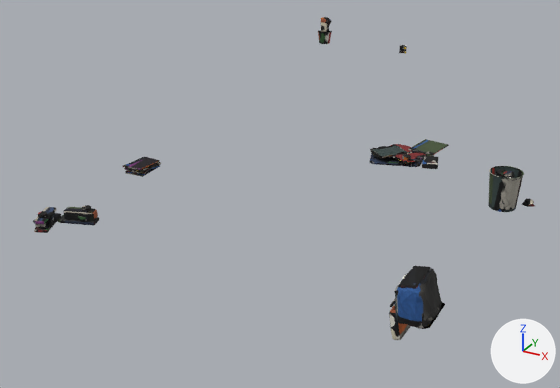
The Blender file v3/tools/gfx_wohnung/blend/sz_kram.blend, before and after one commit.
Both versions are drawn from a 50 mm camera at (2.98, -4.2, 2.43) aimed at (0.68, -0.02, 0.34). Every picture has the same lights, and +X, +Y and +Z are marked at lower right. The picture after the commit comes second.

The older version as bpy lines, for what is in view:
```python
me_cube = bpy.data.meshes.new('Cube')
me_cube.from_pydata(...)  # 5204 vertices, 5206 faces; spans x -0.19..2.98, y -0.32..2.61, z -0.01..1.11
me_cube.materials.append(mat_sz_kram_m)  # picture img_sz_kram_tex_001
ob_sz_kram = bpy.data.objects.new('sz_kram', me_cube)
ob_sz_kram.location = (-0.88, -0.62, 0.015)
```
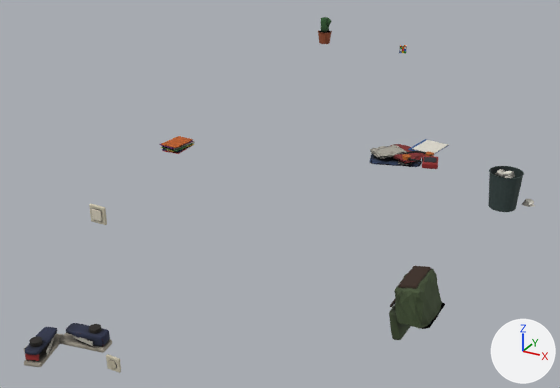
Where the newer file only moved an object's origin or applied its transform, the numbers keep the older frame.

What the commit changed:
me_cube is used by ob_sz_kram; location (-0.88, -0.62, 0.015).
me_cube had 5204 vertices, 5206 faces and spanned x -0.19..2.98, y -0.32..2.61, z -0.01..1.11.
me_cube now has 5408 vertices, 5388 faces and spans x -0.24..2.98, y -1.39..2.61, z -0.01..1.11.
me_cube part 1: the loose piece of 56 vertices spanning x 0.02..0.3, y 0.05..0.23, z -0.01..0.01 is turned -91.7 degrees about the z axis through its middle, then moved by (0.94, -1.3, 0.0).
me_cube part 2: the loose piece of 386 vertices spanning x -0.07..0.08, y -0.14..0.1, z 0.05..0.08 is multiplied about its middle by the matrix ((0.994, 0.1, -0.003), (-0.1, 0.994, 0.01), (0.004, -0.01, 0.999)), then moved by (1.1, -1.16, 0.0).
me_cube part 3: the loose piece of 28 vertices spanning x 0.0..0.06, y -0.1..-0.03, z 0.09..0.11 is moved by (1.09, -1.16, 0.0).
me_cube part 4: the loose piece of 8 vertices spanning x 0.01..0.1, y -0.06..0.06, z 0.03..0.06 is moved by (1.1, -1.17, 0.0).
me_cube part 5: the loose piece of 8 vertices spanning x 0.01..0.08, y -0.13..-0.1, z 0.02..0.06 is moved by (1.09, -1.16, 0.0).
me_cube part 6: the loose piece of 56 vertices spanning x -0.1..0.1, y -0.14..0.14, z -0.01..0.01 is turned 77.3 degrees about the z axis through its middle, then moved by (1.24, -1.0, 0.0).
me_cube part 7: the loose piece of 28 vertices spanning x 0.2..0.26, y 0.13..0.19, z 0.09..0.11 is moved by (1.08, -1.15, 0.0).
me_cube part 8: the loose piece of 8 vertices spanning x 0.12..0.26, y 0.09..0.11, z 0.03..0.06 is scaled about its middle by (1, -0.466, 1), then moved by (1.07, -1.14, 0.0).
me_cube part 9: the loose piece of 56 vertices spanning x 2.54..2.66, y 0.43..0.57, z 0.76..0.8 is copied, and the copy is multiplied about its middle by the matrix ((0.866, 0.268, 0.0), (-0.018, 0.058, 0.0), (0.0, 0.0, 2.924)), then moved by (-0.82, -1.88, 0.26); it spans x 1.74..1.82, y -1.38..-1.37, z 0.99..1.07.
me_cube part 10: the loose piece of 56 vertices spanning x 1.63..1.69, y 2.51..2.57, z 0.89..0.94 is copied, and the copy is scaled about its middle by (0.856, 0.0552, 0.911), then moved by (0.12, -3.92, 0.12); it spans x 1.75..1.8, y -1.39..-1.38, z 1.01..1.06.
me_cube part 11: the loose piece of 56 vertices spanning x 2.54..2.66, y 0.43..0.57, z 0.76..0.8 is copied, and the copy is multiplied about its middle by the matrix ((0.809, 0.25, 0.0), (-0.018, 0.058, 0.0), (0.0, 0.0, 2.731)), then moved by (-0.82, -1.88, -0.49); it spans x 1.74..1.82, y -1.38..-1.37, z 0.25..0.32.
me_cube part 12: a new loose piece, an 18-sided cylinder along y spanning x 1.7583..1.8017, y -1.385..-1.381, z 0.263..0.307, in mat_sz_kram_m (picture img_sz_kram_tex_001).
me_cube part 13: a new loose piece of 386 vertices spanning x 1.14..1.38, y -1.05..-0.94, z 0.01..0.09, in mat_sz_kram_m (picture img_sz_kram_tex_001).
me_cube part 14: the loose piece of 386 vertices spanning x 0.06..0.3, y 0.08..0.22, z 0.0..0.09 is deleted.
me_cube part 15: 56 vertices moved from x -0.19..0.04, y 1.02..1.32, z -0.01..0.04 to x -0.24..-0.01, y 1.59..1.89, z -0.01..0.04.
me_cube part 16: 3864 kept faces spanning x -0.24..2.98, y -0.32..2.61, z -0.01..1.11 get new texture (UV) coordinates.
Other edits to the shape of me_cube do not show in these pictures.

Where the change shows, as pixel boxes [x1, y1, x2, y2] in the pictures (560 x 388 px; the box of a moved part takes in the faces that stretch with it):
'sz_kram', reshaped (10% taller)
    before: [33, 17, 535, 340]
    after: [24, 17, 535, 373]
part 1 of me_cube, moved or reshaped
    before: [58, 215, 99, 225]
    after: [24, 333, 63, 367]
part 2 of me_cube, moved or reshaped
    before: [35, 207, 56, 224]
    after: [25, 327, 57, 355]
part 3 of me_cube, moved or reshaped
    before: [38, 211, 47, 218]
    after: [29, 336, 43, 347]
part 4 of me_cube, moved or reshaped
    before: [51, 214, 54, 224]
    after: [46, 337, 54, 355]
part 5 of me_cube, moved or reshaped
    before: [35, 223, 46, 228]
    after: [25, 354, 39, 361]
part 6 of me_cube, moved or reshaped
    before: [34, 213, 61, 233]
    after: [60, 333, 112, 353]
part 7 of me_cube, moved or reshaped
    before: [82, 205, 91, 212]
    after: [89, 324, 101, 334]
part 8 of me_cube, moved or reshaped
    before: [75, 215, 86, 220]
    after: [73, 335, 93, 346]
part 9 of me_cube, added
    after: [89, 204, 107, 225]
part 10 of me_cube, added
    after: [92, 208, 102, 222]
part 11 of me_cube, added
    after: [106, 354, 121, 373]
part 12 of me_cube, added
    after: [109, 360, 117, 369]
part 13 of me_cube, added (blue)
    after: [66, 323, 110, 346]
part 14 of me_cube, deleted
    before: [64, 207, 98, 221]
part 15 of me_cube, moved or reshaped
    before: [122, 157, 161, 177]
    after: [159, 136, 195, 154]
part 16 of me_cube, surface changed
    before: [122, 17, 535, 340]
    after: [159, 17, 535, 340]
